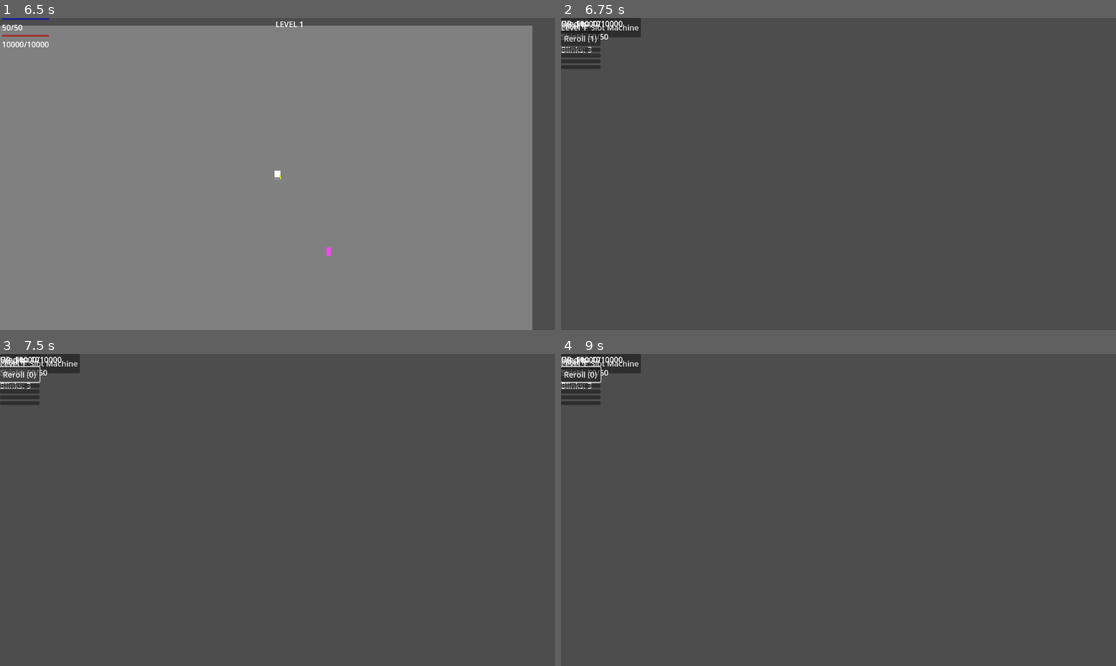
Above: before the commit, frames 1-4 (two rows, left to right).
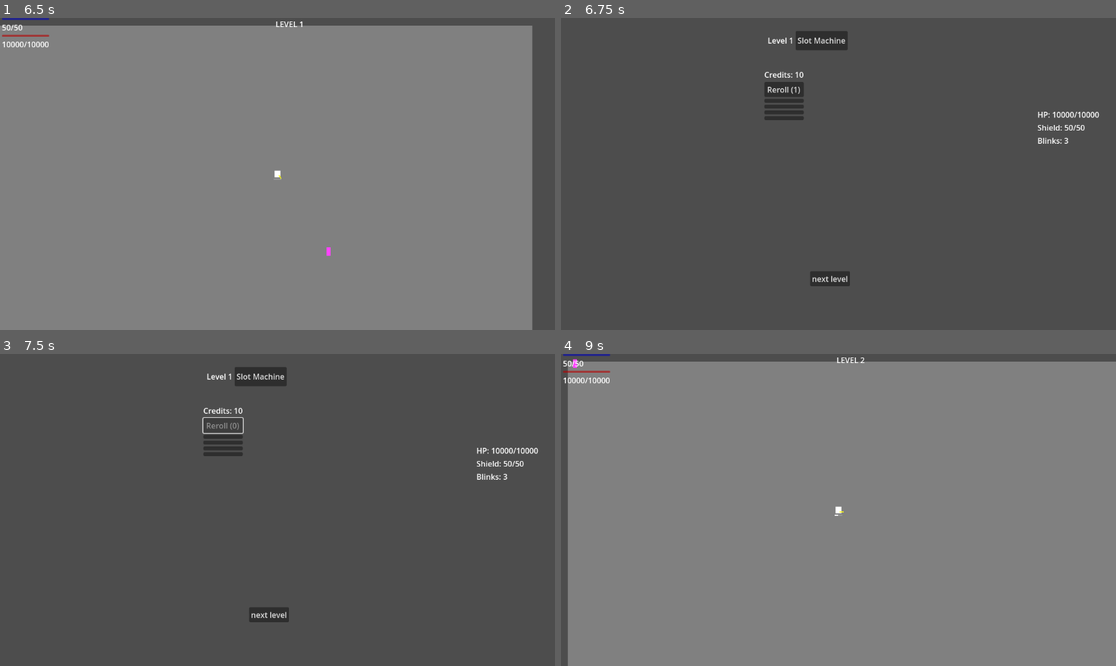
Above: after the commit, the same moments.

Repository: YogevSaadon/void-gambit
Game: Godot game, scene res://scenes/game/MainMenu.tscn
The game is run twice, just before and just after one commit, with the same random seed, the same clock (stepped at 60 frames per second) and the same inputs.
Inputs (mouse positions are in pixels of both pictures, inside the frame that each line leads up to):
- Up to frame 1 (6.5 s): click "Start game" at 0.5 s; tap Enter at 1.25, 5 s; move the mouse to (399, 158) at 1.27 s; tap F every 0.75 s from 1.35 to 5.85 s; click (399, 158) at 1.42 s; move the mouse to (166, 189) at 2.02 s; hold S 2.03-2.78 s; click (166, 189) at 2.17 s; move the mouse to (333, 105) at 2.77 s; click (333, 105) at 2.92 s; move the mouse to (249, 236) at 3.52 s; click (249, 236) at 3.67 s; tap Space at 4.25, 5.75 s; move the mouse to (444, 220) at 4.27 s; hold S from 4.28 s (still down); click (444, 220) at 4.42 s; move the mouse to (111, 127) at 5.02 s; click (111, 127) at 5.17 s; move the mouse to (305, 174) at 5.77 s; click (305, 174) at 5.92 s
- Up to frame 2 (6.75 s): move the mouse to (755, 96) at 6.52 s; release S at 6.53 s; tap F at 6.6 s; click (755, 96) at 6.67 s
- Up to frame 3 (7.5 s): click "Reroll (1)" at 7.25 s
- Up to frame 4 (9 s): click (583, 375) at 8 s, where only the run before the commit has a clickable "Reroll (0)"; click "next level" at 8.75 s

Frame 1 is identical in both runs. In frame 2, 3.1% of the frame differs, in the area x 0-97%, y 0-86%; in frame 3, 2.8%; in frame 4, 97%, in the area x 0-100%, y 0-100%.
Error after the commit: Invalid call. Nonexistent function 'set_item' in base 'Button'. (res://scripts/game/Hangar.gd:79)

Commit message:
more hanar logic
Fixed UI positioning, improved logic. Some component bugs remain — will fix later after loading images. To-do: load images, connect them, and make them appear.

Diff:
--- a/scenes/game/Hangar.tscn
+++ b/scenes/game/Hangar.tscn
@@ -9,14 +9,18 @@
 
 [node name="NextLevelButton" type="Button" parent="."]
 layout_mode = 2
-offset_right = 83.0
-offset_bottom = 31.0
+offset_left = 517.0
+offset_top = 526.0
+offset_right = 600.0
+offset_bottom = 557.0
 text = "next level"
 
 [node name="TopBar" type="HBoxContainer" parent="."]
 layout_mode = 0
-offset_right = 40.0
-offset_bottom = 40.0
+offset_left = 429.0
+offset_top = 27.0
+offset_right = 469.0
+offset_bottom = 67.0
 
 [node name="WaveLabel" type="Label" parent="TopBar"]
 layout_mode = 2
@@ -26,8 +30,10 @@
 
 [node name="LeftPanel" type="VBoxContainer" parent="."]
 layout_mode = 0
-offset_right = 40.0
-offset_bottom = 40.0
+offset_left = 989.0
+offset_top = 189.0
+offset_right = 1029.0
+offset_bottom = 274.0
 
 [node name="PlayerStatsPanel" type="VBoxContainer" parent="LeftPanel"]
 layout_mode = 2
@@ -70,8 +76,10 @@
 
 [node name="StoreSlotMachinePanel" type="Control" parent="."]
 anchors_preset = 0
-offset_right = 40.0
-offset_bottom = 40.0
+offset_left = 422.0
+offset_top = 106.0
+offset_right = 462.0
+offset_bottom = 146.0
 
 [node name="StorePanel" type="VBoxContainer" parent="StoreSlotMachinePanel"]
 layout_mode = 0
--- a/scripts/actors/Player.gd
+++ b/scripts/actors/Player.gd
@@ -32,20 +32,36 @@
 var has_buffered_click: bool = false
 var stop_buffer_timer: float = 0.0
 
+# ====== Passive Items and Stats ======
+var passive_items: Array = []
+
+var player_stats: Dictionary = {
+	"max_hp": 10000,
+	"hp": 10000,
+	"max_shield": 50,
+	"shield": 50,
+	"blinks": 3,
+	"rerolls": 1,
+}
+
+# ====== PassiveEffectManager signals ======
+signal player_blinked(position: Vector2)
+
 # ====== Built-in Methods ======
 
 func _ready() -> void:
 	add_to_group("Player")
-	# Override inherited Actor values for Player specific stats
-	max_health = 10000
-	health = max_health
-	max_shield = 50
-	shield = max_shield
+	max_health = player_stats["max_hp"]
+	health = player_stats["hp"]
+	max_shield = player_stats["max_shield"]
+	shield = player_stats["shield"]
 	shield_recharge_rate = 5.0
 	speed = 200.0
 
 	target_position = global_position
 	_update_attack_timing()
+	passive_items = PassiveItem.get_all_items()
+	apply_passives()
 
 func _physics_process(delta: float) -> void:
 	_update_shoot_bar()
@@ -122,6 +138,13 @@
 	target_position = pos
 	velocity = Vector2.ZERO
 
+	emit_signal("player_blinked", global_position)
+
+
+func _trigger_blink_explosion() -> void:
+	print("Blink explosion triggered")
+	# Implement real explosion later
+
 func _handle_blink_cooldown(delta: float) -> void:
 	if blink_timer < blink_cooldown:
 		blink_timer += delta
@@ -187,3 +210,11 @@
 		})
 
 	slot.add_child(weapon)
+
+# ====== Passive Item Handling ======
+
+func apply_passives() -> void:
+	for item in passive_items:
+		for stat in item.stat_modifiers.keys():
+			if player_stats.has(stat):
+				player_stats[stat] += item.stat_modifiers[stat]
--- a/scripts/game/Hangar.gd
+++ b/scripts/game/Hangar.gd
@@ -44,23 +44,43 @@
 	reroll_button.pressed.connect(_on_reroll_pressed)
 
 func _refresh_ui() -> void:
-	# Update wave info
 	wave_label.text = "Level %d" % gm.level_number
 
-	# Player Stats Panel
-	player_stats_panel.get_node("HealthLabel").text = "HP: %d/%d" % [gm.player_stats["hp"], gm.player_stats["max_hp"]]
-	player_stats_panel.get_node("ShieldLabel").text = "Shield: %d/%d" % [gm.player_stats["shield"], gm.player_stats["max_shield"]]
-	player_stats_panel.get_node("BlinksLabel").text = "Blinks: %d" % gm.player_stats["blinks"]
+	player_stats_panel.get_node("HealthLabel").text = "HP: %d/%d" % [
+		gm.player_stats.get("hp", 0),
+		gm.player_stats.get("max_hp", 0)
+	]
 
-	# Store
+	player_stats_panel.get_node("ShieldLabel").text = "Shield: %d/%d" % [
+		gm.player_stats.get("shield", 0),
+		gm.player_stats.get("max_shield", 0)
+	]
+
+	player_stats_panel.get_node("BlinksLabel").text = "Blinks: %d" % gm.player_stats.get("blinks", 0)
+
 	store_currency_label.text = "Credits: %d" % gm.coins
-	reroll_button.text = "Reroll (%d)" % gm.player_stats["rerolls"]
+	reroll_button.text = "Reroll (%d)" % gm.player_stats.get("rerolls", 0)
+	reroll_button.disabled = gm.player_stats.get("rerolls", 0) <= 0
 
-	# Slot Machine
 	slot_machine_currency_label.text = "Gold Coins: %d" % gm.gold_coins
 
-	# Default to showing Store
 	_show_store()
+	_populate_store()
+
+func _populate_store() -> void:
+	var all_items = PassiveItem.get_all_items()
+	all_items.shuffle()
+
+	for i in range(store_items.size()):
+		if i < all_items.size():
+			var item = all_items[i]
+			var store_slot = store_items[i]
+
+			store_slot.set_item(item)  # Assume StoreItem script has set_item()
+			store_slot.visible = true
+		else:
+			store_items[i].visible = false
+
 
 func _show_store() -> void:
 	store_panel.visible = true
@@ -81,10 +101,9 @@
 		_show_store()
 
 func _on_reroll_pressed() -> void:
-	if gm.player_stats["rerolls"] > 0:
+	if gm.player_stats.get("rerolls", 0) > 0:
 		gm.player_stats["rerolls"] -= 1
 		_refresh_ui()
-		print("Store rerolled!")
 
 func _on_next_level_pressed() -> void:
 	gm.next_level()
--- a/scripts/game/Level.gd
+++ b/scripts/game/Level.gd
@@ -21,6 +21,10 @@
 	_connect_wave_signals()
 	_equip_player_weapons()
 	_start_level()
+
+	var pem = get_tree().root.get_node("PassiveEffectManager")
+	pem.register_signals(player)
+
 
 # ====== Initialization Helpers ======
 
--- a/scripts/game/MainMenu.gd
+++ b/scripts/game/MainMenu.gd
@@ -3,18 +3,23 @@
 var gm: Node = null
 
 func _ready():
-	_bootstrap_game_manager()
+	_bootstrap_managers()
 	$MarginContainer/BoxContainer/StartGame.pressed.connect(_on_start_pressed)
 	$MarginContainer/BoxContainer/Quit.pressed.connect(_on_quit_pressed)
 
-func _bootstrap_game_manager():
+func _bootstrap_managers():
 	var root = get_tree().root
+
 	if not root.has_node("GameManager"):
 		gm = preload("res://scripts/game/GameManager.gd").new()
 		gm.name = "GameManager"
-		get_tree().root.call_deferred("add_child", gm)
-	else:
-		gm = root.get_node("GameManager")
+		root.call_deferred("add_child", gm)
+
+	if not root.has_node("PassiveEffectManager"):
+		var pem = preload("res://scripts/game/PassiveEffectManager.gd").new()
+		pem.name = "PassiveEffectManager"
+		root.call_deferred("add_child", pem)
+
 
 func _on_start_pressed():
 	gm.reset_run()
--- /dev/null
+++ b/scripts/game/PassiveEffectManager.gd
@@ -0,0 +1,24 @@
+extends Node
+class_name PassiveEffectManager
+
+var active_effects: Dictionary = {}
+
+func enable_effect(effect_name: String) -> void:
+	active_effects[effect_name] = true
+
+func disable_effect(effect_name: String) -> void:
+	active_effects.erase(effect_name)
+
+func has_effect(effect_name: String) -> bool:
+	return active_effects.has(effect_name)
+
+func register_signals(player: Node) -> void:
+	player.player_blinked.connect(_on_player_blinked)
+
+func _on_player_blinked(position: Vector2) -> void:
+	if has_effect("blink_explosion"):
+		_trigger_blink_explosion(position)
+
+func _trigger_blink_explosion(pos: Vector2) -> void:
+	print("Explosion triggered at ", pos)
+	# Real explosion logic to spawn area damage node here
--- /dev/null
+++ b/scripts/game/PassiveItem.gd
@@ -0,0 +1,30 @@
+extends Resource
+class_name PassiveItem
+
+@export var name: String
+@export var description: String
+@export var stat_modifiers: Dictionary = {}
+@export var behavior_flags: Dictionary = {}
+
+static func create_warp_detonator() -> PassiveItem:
+	var item = PassiveItem.new()
+	item.name = "Warp Detonator"
+	item.description = "Blink causes explosion"
+	item.stat_modifiers = {}
+	item.behavior_flags = {"blink_explosion": true}
+	return item
+
+static func create_reinforced_hull() -> PassiveItem:
+	var item = PassiveItem.new()
+	item.name = "Reinforced Hull"
+	item.description = "+50 Max Shield"
+	item.stat_modifiers = {"max_shield": 50}
+	item.behavior_flags = {}
+	return item
+
+static func get_all_items() -> Array:
+	return [
+		create_warp_detonator(),
+		create_reinforced_hull(),
+		# Add more here
+	]
